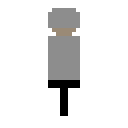
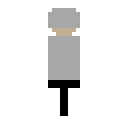
Revision of a layered 128 x 128 image; what changed, layer by layer:
painted on "Layer 1" over [48,8,80,80]
